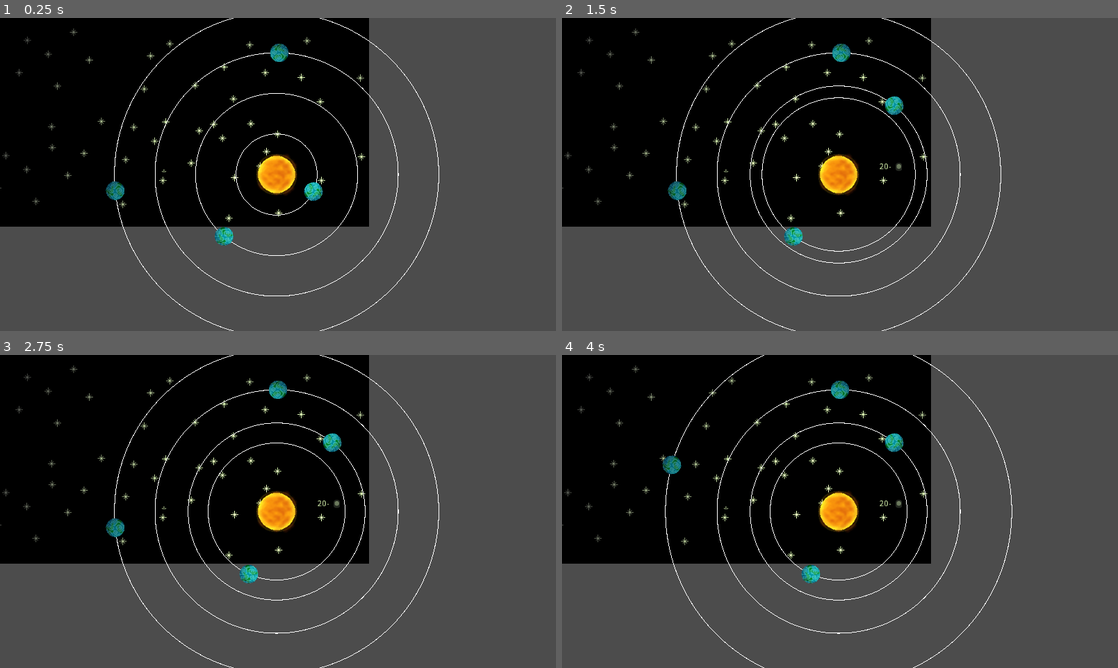
Above: before the commit, frames 1-4 (two rows, left to right).
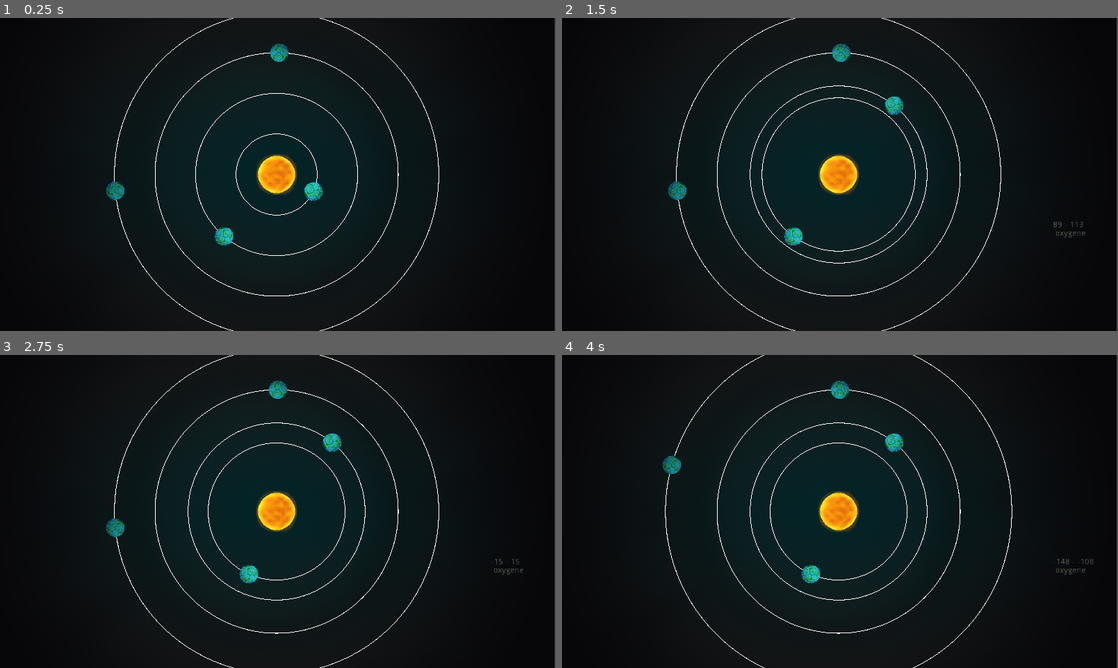
Above: after the commit, the same moments.

Repository: RyanHerb/-jubilant-octo-robot
Game: Godot game, scene res://System.tscn
Two runs of this game, one before a commit and one after it. Both use one fixed random seed, a clock stepped at 60 frames per second and the inputs below. This scene is started directly instead of the project's main scene.
Inputs (mouse positions are in pixels of both pictures, inside the frame that each line leads up to):
- Up to frame 1 (0.25 s): no input
- Up to frame 2 (1.5 s): tap Enter at 0.5 s; drag from (873, 190) to (895, 105) at 0.52 s; tap Space at 1.25 s; drag from (784, 237) to (812, 237) at 1.27 s
- Up to frame 3 (2.75 s): tap Enter at 2 s; move the mouse to (278, 389) at 2.02 s; click (278, 389) at 2.17 s
- Up to frame 4 (4 s): tap Space at 2.75 s; drag from (678, 527) to (673, 464) at 2.77 s; tap Enter at 3.5 s; move the mouse to (1006, 558) at 3.52 s; click (1006, 558) at 3.67 s

The runs differ from the first frame. In frame 1, 76% of the frame differs, in the area x 0-100%, y 0-100%; in frame 2, 76%; in frame 3, 76%; in frame 4, 76%.

Commit message:
System signal click sur planete

Diff:
--- a/Planet.gd
+++ b/Planet.gd
@@ -4,6 +4,7 @@
 var viewport_size
 
 signal dragsignal(target);
+signal clicked(target)
 
 # Called when the node enters the scene tree for the first time.
 func _ready():
@@ -21,6 +22,8 @@
 	if event is InputEventMouseButton:
 		if event.button_index == BUTTON_LEFT:
 			emit_signal("dragsignal", self)
+			if event.pressed:
+				emit_signal("clicked", self)
 
 func distance_to_star():
 	return position.distance_to(Vector2(viewport_size.x/2, viewport_size.y/2))
--- a/Planet.tscn
+++ b/Planet.tscn
@@ -4,7 +4,7 @@
 [ext_resource path="res://Planet.gd" type="Script" id=2]
 
 [sub_resource type="CircleShape2D" id=1]
-radius = 16.33
+radius = 6.23543
 
 [node name="Planet" type="Node2D"]
 position = Vector2( 0, 0.5 )
--- a/System.gd
+++ b/System.gd
@@ -11,7 +11,7 @@
 
 # Called when the node enters the scene tree for the first time.
 func _ready():
-	$Temperature.hide()
+	$ParamPlanete.hide()
 	randomize()
 	var p
 	var direction
@@ -32,6 +32,7 @@
 		radius = radius.rotated(p.rotation)
 		p.position += radius * (n+1)
 		p.connect("dragsignal", self, "_on_planet_drag")
+		p.connect("clicked", self, "show_param_planet")
 		p.position.x = clamp(p.position.x, 0, viewport_size.x)
 		p.position.y = clamp(p.position.y, 0, viewport_size.y)
 
@@ -53,13 +54,19 @@
 
 func _on_planet_drag(target):
 	dragged_planet = target
-	compute_temp(target.distance_to_star())
-	$Temperature.show()
+	show_param_planet((target))
 	#entourer la planete d'un cercle
 
 	#calculer distance au soleil
 	#puis afficher temperature de cette planete
 	#afficher cout de l'operation
+func show_param_planet(target):
+	compute_temp(target.distance_to_star())
+	$ParamPlanete.show()
 
 func compute_temp(dist):
-	$Temperature.add_text(str(-dist*1.5 + 300))
+	$ParamPlanete.clear()
+	$ParamPlanete.add_text(str(int(-dist*1.5 + 300)))
+	$ParamPlanete.add_text(" - ")
+	$ParamPlanete.add_text(str(int(-dist*1.4 + 310)))
+	$ParamPlanete.add_text("\n oxygene")
--- a/System.tscn
+++ b/System.tscn
@@ -1,9 +1,14 @@
-[gd_scene load_steps=5 format=2]
+[gd_scene load_steps=7 format=2]
 
 [ext_resource path="res://System.gd" type="Script" id=1]
 [ext_resource path="res://assets/stars/orange.png" type="Texture" id=2]
 [ext_resource path="res://assets/light.png" type="Texture" id=3]
-[ext_resource path="res://assets/backgrounds/stars.png" type="Texture" id=4]
+[ext_resource path="res://assets/backgrounds/bg_star_system_empty.png" type="Texture" id=4]
+[ext_resource path="res://assets/Begok v15_2015___free.ttf" type="DynamicFontData" id=5]
+
+[sub_resource type="DynamicFont" id=1]
+size = 25
+font_data = ExtResource( 5 )
 
 [node name="System" type="Node2D"]
 position = Vector2( -2.38111, -7.62939e-06 )
@@ -15,7 +20,7 @@
 [node name="Background" type="Sprite" parent="."]
 z_index = -5
 texture = ExtResource( 4 )
-offset = Vector2( 320, 180 )
+centered = false
 
 [node name="CanvasModulate" type="CanvasModulate" parent="."]
 color = Color( 0.27451, 0.27451, 0.27451, 1 )
@@ -30,9 +35,13 @@
 [node name="Sprite" type="Sprite" parent="Star/Light2D"]
 texture = ExtResource( 2 )
 
-[node name="Temperature" type="RichTextLabel" parent="."]
-margin_left = 550.0
-margin_top = 250.0
-margin_right = 590.0
-margin_bottom = 264.0
+[node name="ParamPlanete" type="RichTextLabel" parent="."]
+margin_left = 850.0
+margin_top = 350.0
+margin_right = 924.0
+margin_bottom = 385.0
+custom_fonts/mono_font = SubResource( 1 )
 text = "20-50"
+__meta__ = {
+"_edit_use_anchors_": false
+}
Not shown, added: assets/backgrounds/scene_bureau.png.import
Not shown, added: assets/icons_ui/cash.png.import
